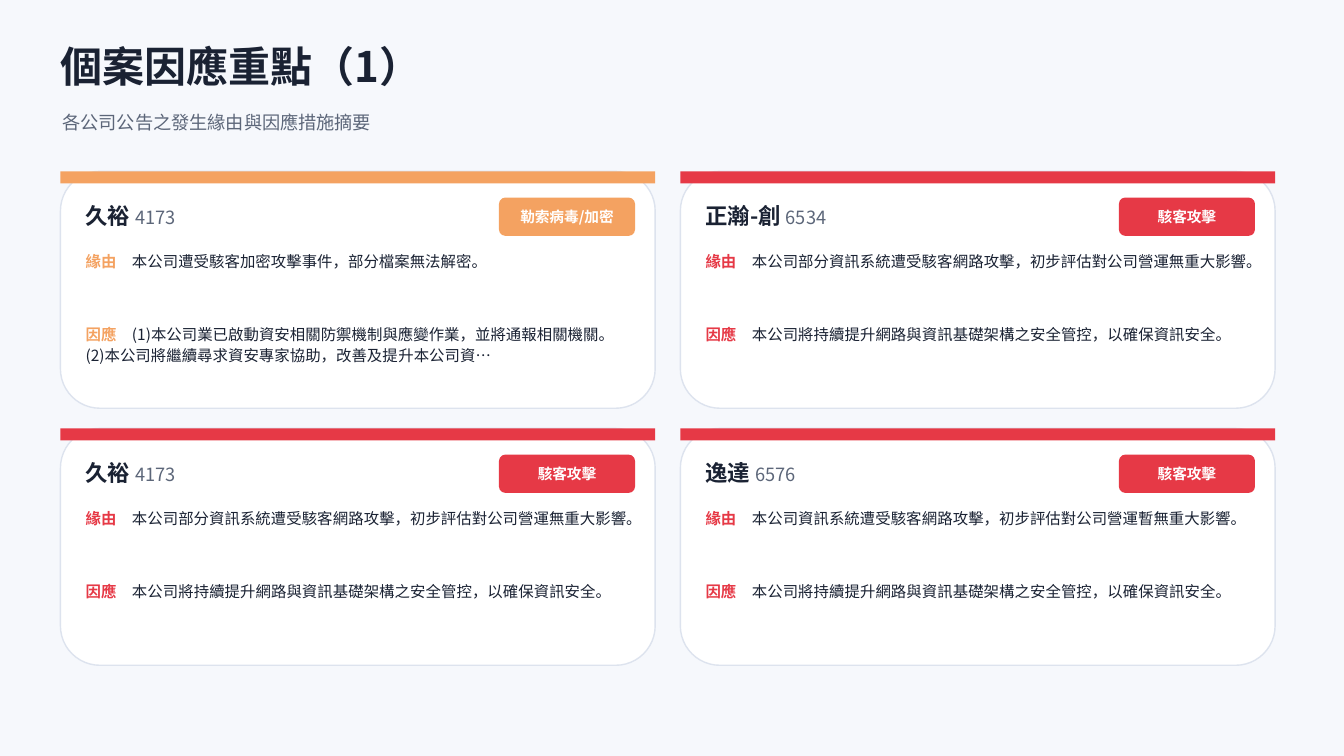
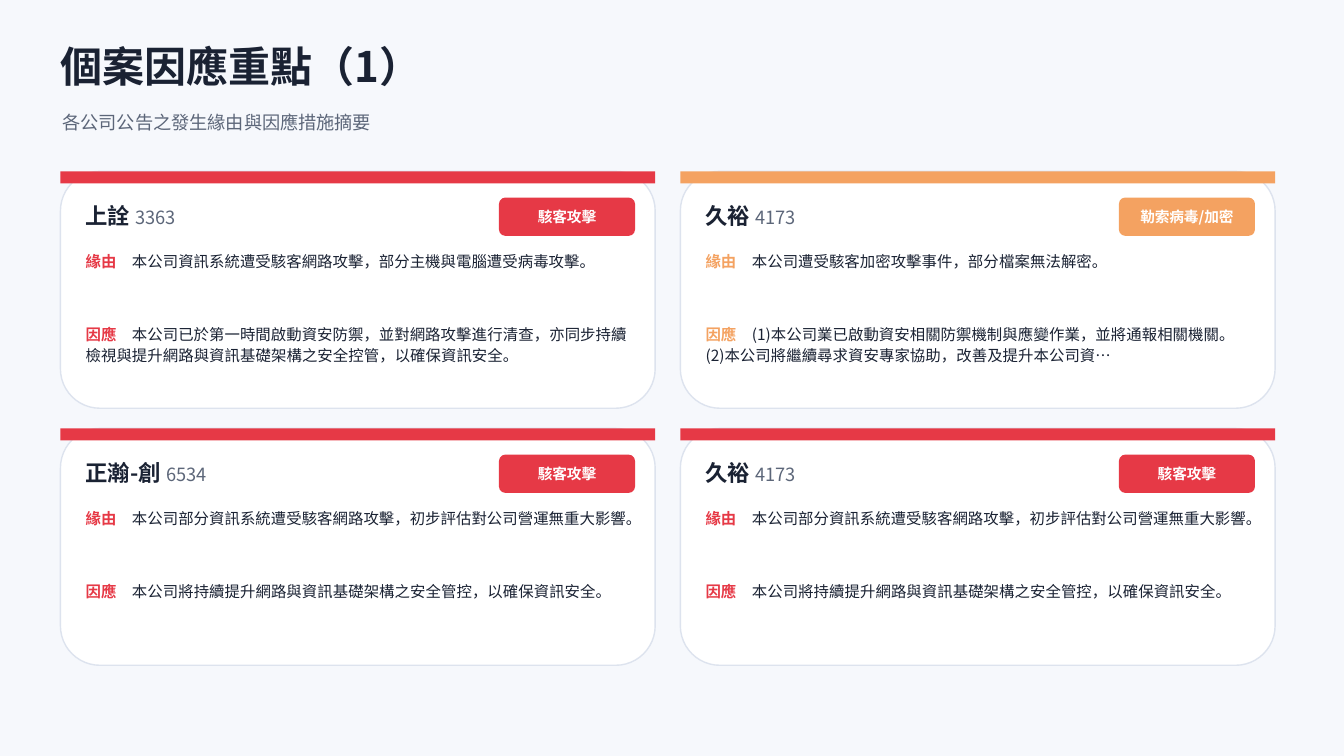
Before and after one commit to Johnnylin77/mops-isec-monitor, a slide deck: slide 6 of 資安事件因應分析.pptx. Drawn at 1344x756 pixels with LibreOffice and Linux fonts; fonts in the diff are those of the drawing. Boxes give left, top, right and bottom in pixels: in the first picture for what was removed or moved away, otherwise in the second. Text is boxed around its words. In the diff, an @@ line names an element or a change of style, - is before the commit and + after.

```diff
--- a/資安事件因應分析.pptx
+++ b/資安事件因應分析.pptx
@@ rectangle at [60,171,655,184]: fill #F4A261 to #E63946 @@
@@ rectangle at [681,171,1275,184]: fill #E63946 to #F4A261 @@
@@ text at [86,205,175,226]: text changed @@
-久裕 4173
+上詮 3363
@@ rounded rectangle at [499,198,635,236]: fill #F4A261 to #E63946 @@
@@ text at [538,209,596,223]: text changed @@
-勒索病毒/加密
+駭客攻擊
@@ text at [706,205,795,226]: text changed; size 16 to 13 pt; text colour #1A2233 to #5C6679; bold off @@
-正瀚-創 6534
+久裕 4173
@@ rounded rectangle at [1119,198,1255,236]: fill #E63946 to #F4A261 @@
@@ text at [1140,209,1233,225]: text changed @@
-駭客攻擊
+勒索病毒/加密
@@ text at [86,254,595,269]: text changed @@
-緣由 本公司遭受駭客加密攻擊事件，部分檔案無法解密。
+緣由 本公司資訊系統遭受駭客網路攻擊，部分主機與電腦遭受病毒攻擊。
@@ text at [706,254,1107,269]: text changed @@
-緣由 本公司部分資訊系統遭受駭客網路攻擊，初步評估對公司營運無重大影響。
+緣由 本公司遭受駭客加密攻擊事件，部分檔案無法解密。
@@ text at [86,325,626,363]: text changed @@
-因應 (1)本公司業已啟動資安相關防禦機制與應變作業，並將通報相關機關。(2)本公司將繼續尋求資安專家協助，改善及提升本公司資…
+因應 本公司已於第一時間啟動資安防禦，並對網路攻擊進行清查，亦同步持續檢視與提升網路與資訊基礎架構之安全控管，以確保資訊安全。
@@ text at [706,325,1234,364]: text changed @@
-因應 本公司將持續提升網路與資訊基礎架構之安全管控，以確保資訊安全。
+因應 (1)本公司業已啟動資安相關防禦機制與應變作業，並將通報相關機關。(2)本公司將繼續尋求資安專家協助，改善及提升本公司資…
@@ text at [86,462,206,483]: text changed; size 13 to 16 pt; text colour #5C6679 to #1A2233; bold on @@
-久裕 4173
+正瀚-創 6534
@@ text at [706,462,795,483]: text changed @@
-逸達 6576
+久裕 4173
@@ text at [706,511,1261,526]: text changed @@
-緣由 本公司資訊系統遭受駭客網路攻擊，初步評估對公司營運暫無重大影響。
+緣由 本公司部分資訊系統遭受駭客網路攻擊，初步評估對公司營運無重大影響。
```
Also in this commit, not shown: 6 other slides changed, 2 other files.
